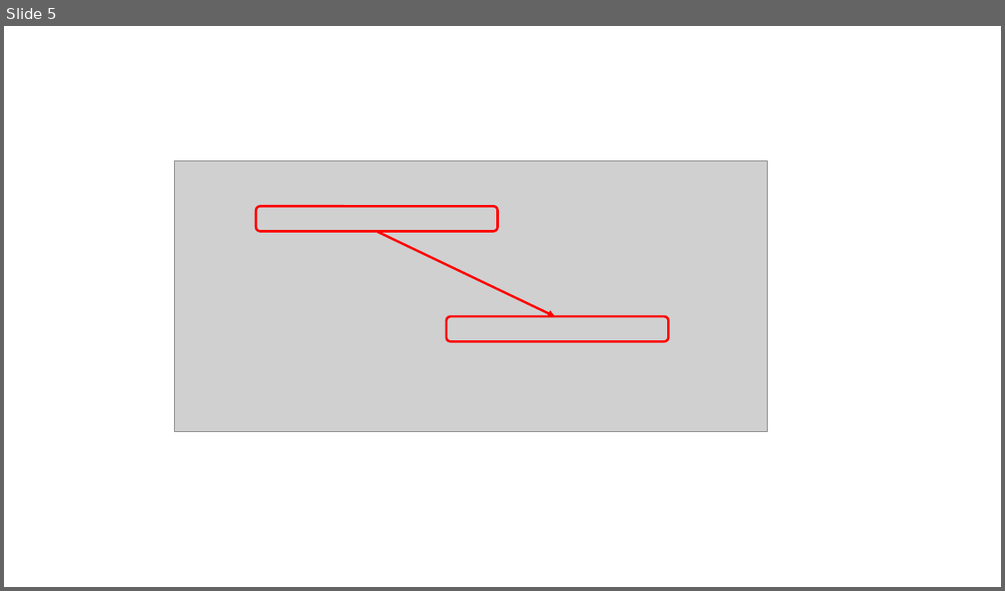
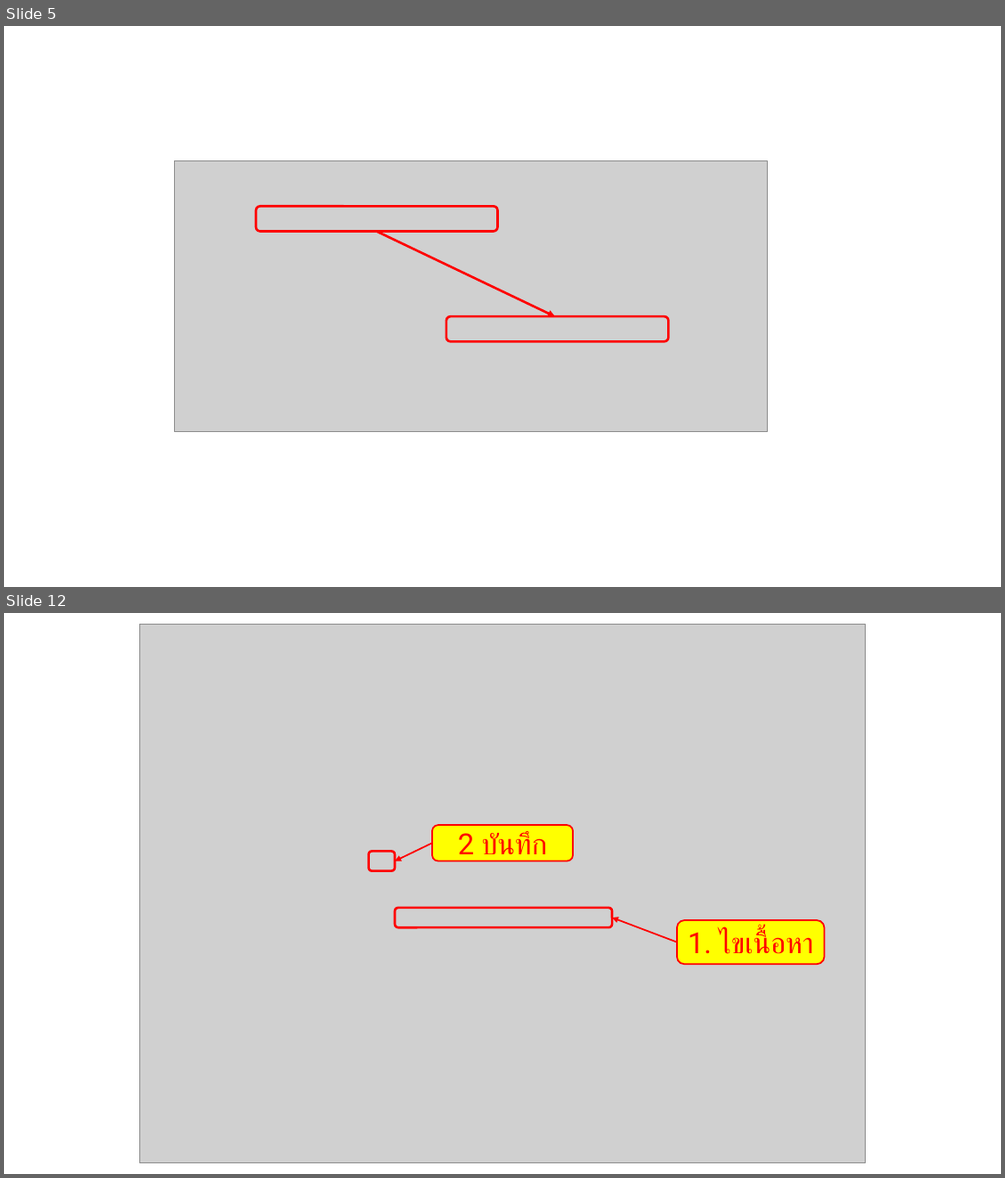
Before and after one commit to COM-LAB-I-2565/COM-LAB-I-LabSheet-4, a slide deck: Pictures/picture capture and edit.pptx. Shown one above the other, each under a label of ours: slide 5 before the commit, slides 5 and 12 after it; the slides between them are not shown. The pictures are 1005x591 and 1005x1178 pixels, drawn with LibreOffice and Linux fonts; fonts in the diff are those of the drawing; grey boxes stand for pictures. Boxes give left, top, right and bottom in pixels: in the first picture for what was removed or moved away, otherwise in the second. Text is boxed around its words. In the diff, an @@ line names an element or a change of style, - is before the commit and + after.

```diff
--- a/Pictures/picture capture and edit.pptx
+++ b/Pictures/picture capture and edit.pptx
@@ slide 12 added at bbox=[4, 613, 1001, 1174], background #FFFFFF @@
@@ picture added at bbox=[140, 625, 866, 1163] @@
@@ rounded rectangle added at bbox=[432, 826, 573, 861], fill #FFFF00, outline #FF0000 1.5 pt, 28 pt, text #FF0000 @@
+2 บันทึก
@@ rounded rectangle added at bbox=[369, 851, 395, 870], outline #FF0000 2.25 pt @@
@@ arrow added from (432, 844) to (395, 861), #FF0000 1.5 pt @@
@@ rounded rectangle added at bbox=[395, 908, 613, 927], outline #FF0000 2.25 pt @@
@@ arrow added from (677, 942) to (612, 917), #FF0000 1.5 pt @@
@@ rounded rectangle added at bbox=[677, 920, 825, 964], fill #FFFF00, outline #FF0000 1.5 pt, 28 pt, text #FF0000 @@
+1. ไขเนื้อหา
```
Also in this commit, not shown: 11 other slides added, 8 slides removed.
